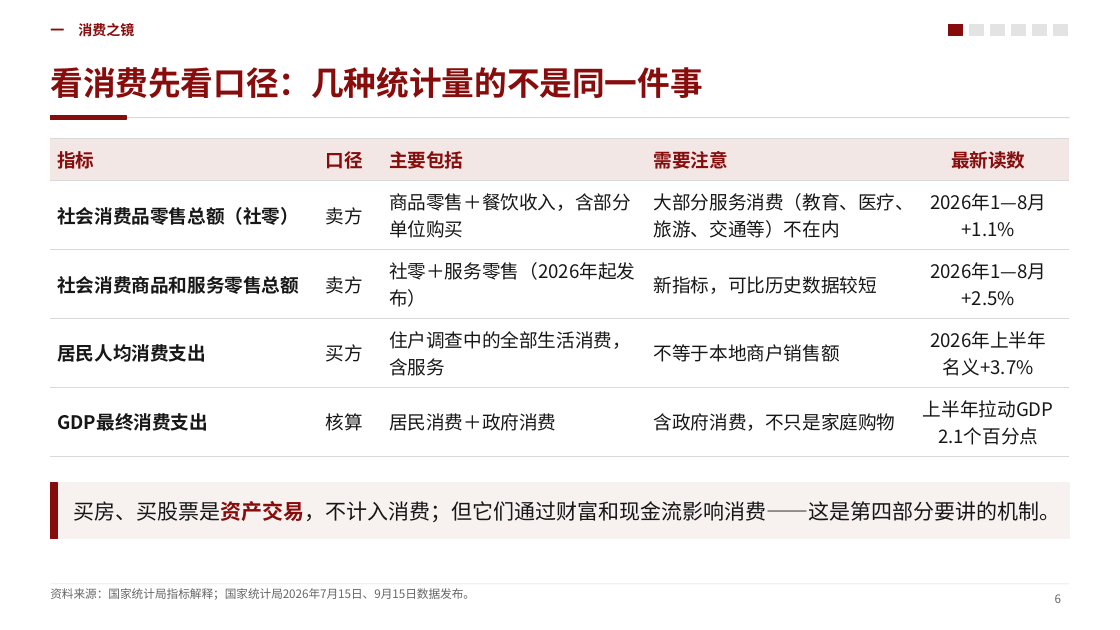
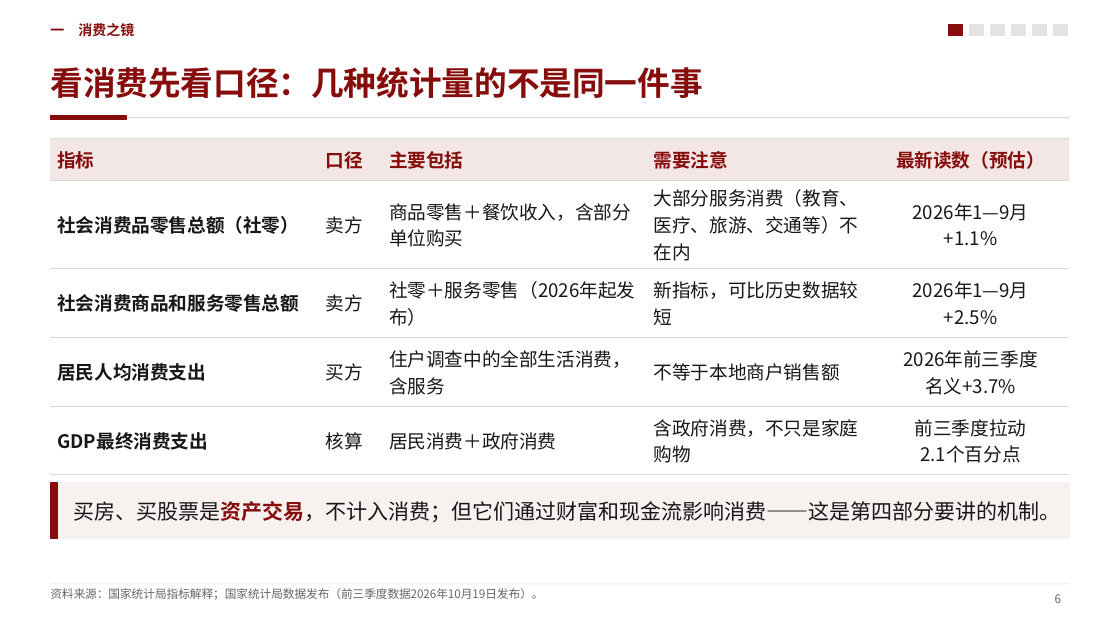
Before and after one commit to zerongwong/zerongwong.github.io, a slide deck: slide 6 of talks/2026-10-consumption-regulation/消费提振视角下的中国宏观经济形势分析_定稿.pptx. Drawn at 1120x630 pixels with LibreOffice and Linux fonts; fonts in the diff are those of the drawing. Boxes give left, top, right and bottom in pixels: in the first picture for what was removed or moved away, otherwise in the second. Text is boxed around its words. In the diff, an @@ line names an element or a change of style, - is before the commit and + after.

```diff
--- a/talks/2026-10-consumption-regulation/消费提振视角下的中国宏观经济形势分析_定稿.pptx
+++ b/talks/2026-10-consumption-regulation/消费提振视角下的中国宏观经济形势分析_定稿.pptx
@@ table at <box>50,139,1070,467</box> @@
-row 1, column 5: 最新读数
+row 1, column 5: 最新读数（预估）
-row 2, column 5: 2026年1—8月 +1.1%
+row 2, column 5: 2026年1—9月 +1.1%
-row 3, column 5: 2026年1—8月 +2.5%
+row 3, column 5: 2026年1—9月 +2.5%
-row 4, column 5: 2026年上半年 名义+3.7%
+row 4, column 5: 2026年前三季度 名义+3.7%
-row 5, column 5: 上半年拉动GDP 2.1个百分点
+row 5, column 5: 前三季度拉动 2.1个百分点
@@ text at <box>50,588,543,600</box>: text changed @@
-资料来源：国家统计局指标解释；国家统计局2026年7月15日、9月15日数据发布。
+资料来源：国家统计局指标解释；国家统计局数据发布（前三季度数据2026年10月19日发布）。
```
Also in this commit, not shown: 7 other slides changed, 10 other files.
